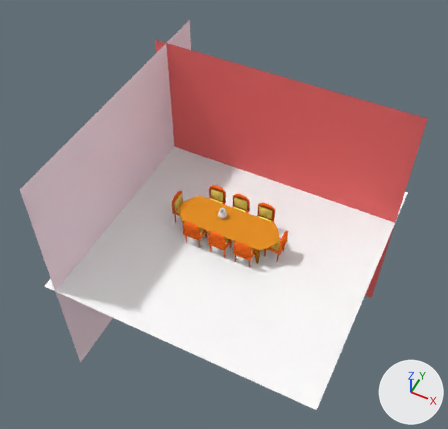
Before and after pictures for a commit that changed the Blender file dining table set.blend.
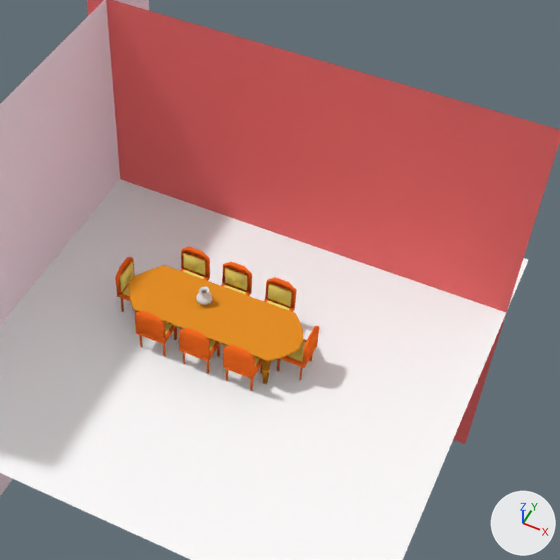
Each version appears first whole from a 50 mm camera at (9.96, -21.78, 28.74) aimed at (-1.18, 0.5, 0.88), and next in a close-up on the part from 24% to 95% of the width and 10% to 85% of the height. Arrows for +X, +Y and +Z are at lower right; the lights stay in place.
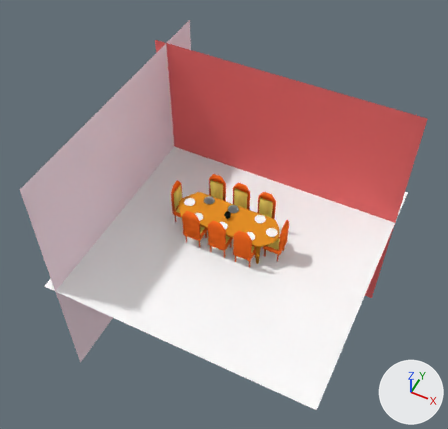
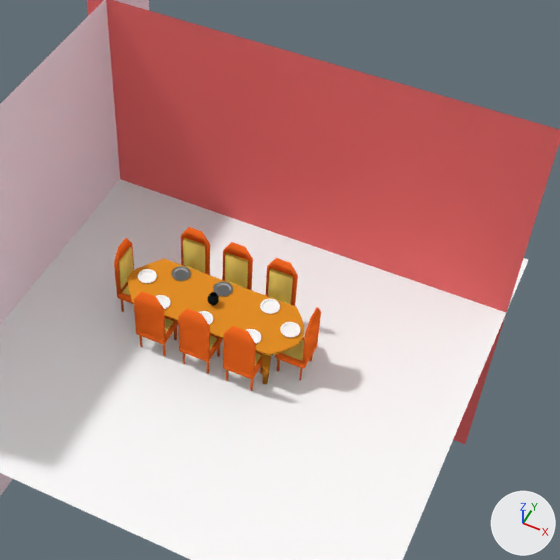
Pixel boxes (x1, y1, x2, y2) of what changed, in the close-ups (560 x 560 px):
'Cube', moved, rescaled: before (128, 265, 303, 384); after (127, 259, 304, 384)
'Cube.005', rescaled: before (179, 328, 220, 374); after (178, 309, 223, 374)
'Cube.004', rescaled: before (223, 345, 262, 391); after (223, 326, 262, 391)
'Cube.006', rescaled: before (135, 311, 177, 356); after (134, 291, 179, 356)
'Cube.001', rescaled: before (264, 277, 297, 312); after (265, 258, 298, 306)
'Cube.002', rescaled (40% taller): before (221, 262, 252, 296); after (222, 242, 253, 290)
'Cube.003', rescaled (40% taller): before (180, 247, 210, 281); after (181, 227, 210, 275)
'Cube.008', rescaled: before (277, 326, 319, 380); after (275, 307, 321, 380)
'Cube.007', rescaled: before (115, 257, 135, 312); after (114, 238, 134, 312)
'Sphere', reshaped, moved (29% narrower, 21% shorter): before (196, 287, 212, 305); after (208, 292, 219, 306)
'Circle.009', added: after (280, 322, 300, 337)
'Circle', added: after (260, 299, 280, 314)
'Circle.001', added: after (213, 282, 233, 296)
'Circle.008', added: after (138, 269, 157, 283)
'Circle.003', added: after (172, 266, 191, 281)
'Circle.005', added: after (156, 295, 170, 309)
'Circle.007', added: after (246, 329, 261, 344)
'Circle.006', added: after (198, 311, 213, 325)
part 1 of me_sphere_003, deleted: before (199, 287, 210, 298)
part 2 of me_sphere_003, recoloured: before (196, 291, 212, 305); after (208, 292, 219, 306)

Patch to the scene script:
```diff
--- a/dining table set.blend.py
+++ b/dining table set.blend.py
@@ mat_material @@
+mat_material = diffuse_material('Material')
+mat_material.base_color = (0.00971, 0.0147, 0.0147)  # black #192020
@@ me_sphere_003 @@
 # used by ob_sphere; location = (-0.94, -0.17, 1.68); rotation_euler = (0.0, 0.0, 3.142), in degrees (0, 0, 180); scale = (0.274, 0.274, 0.177)
-me_sphere_003.from_pydata(...)  # 154 vertices, 141 faces; spans x -0.97..0.97, y -1.0..1.0, z -1.09..2.1
+me_sphere_003.from_pydata(...)  # 112 vertices, 99 faces; spans x -0.97..0.97, y -1.0..1.0, z -1.09..0.92
+# me_sphere_003 part 1
+# 42 vertices are removed from x -0.62..0.62, y -0.64..0.64, z 1.33..2.1
+# 42 faces are deleted
+# me_sphere_003 part 2: 99 faces spanning x -0.97..0.97, y -1.0..1.0, z -1.09..0.92 switch from no material to mat_material (black #192020)
@@ ob_sphere @@
 ob_sphere = bpy.data.objects.new('Sphere', me_sphere_003)
-ob_sphere.location = (-0.94, -0.17, 1.68)
+ob_sphere.location = (-0.51, -0.37, 2.05)
 ob_sphere.rotation_euler = (0.0, 0.0, 3.142)  # degrees (0, 0, 180)
@@ ob_cube @@
 ob_cube = bpy.data.objects.new('Cube', me_cube_003)
-ob_cube.location = (-0.15, 0.0, 1.43)
-ob_cube.scale = (2.57, 1.11, 0.0485)
+ob_cube.location = (-0.15, 0.0, 1.74)
+ob_cube.scale = (2.57, 1.11, 0.0608)
@@ ob_cube_001 @@
 ob_cube_001.rotation_euler = (3.142, 0.0, 0.0)  # degrees (180, 0, 0)
-ob_cube_001.scale = (0.534, 0.534, 0.0999)
+ob_cube_001.scale = (0.534, 0.534, 0.178)
@@ ob_cube_002 @@
 ob_cube_002.rotation_euler = (3.142, 0.0, 0.0)  # degrees (180, 0, 0)
-ob_cube_002.scale = (0.534, 0.534, 0.0999)
+ob_cube_002.scale = (0.534, 0.534, 0.178)
@@ ob_cube_003 @@
 ob_cube_003.rotation_euler = (3.142, 0.0, 0.0)  # degrees (180, 0, 0)
-ob_cube_003.scale = (0.534, 0.534, 0.0999)
+ob_cube_003.scale = (0.534, 0.534, 0.178)
@@ ob_cube_006 @@
 ob_cube_006.rotation_euler = (3.142, 0.0, 3.142)  # degrees (180, 0, 180)
-ob_cube_006.scale = (0.534, 0.534, 0.0999)
+ob_cube_006.scale = (0.534, 0.534, 0.178)
@@ ob_cube_005 @@
 ob_cube_005.rotation_euler = (3.142, 0.0, 3.142)  # degrees (180, 0, 180)
-ob_cube_005.scale = (0.534, 0.534, 0.0999)
+ob_cube_005.scale = (0.534, 0.534, 0.178)
@@ ob_cube_004 @@
 ob_cube_004.rotation_euler = (3.142, 0.0, 3.142)  # degrees (180, 0, 180)
-ob_cube_004.scale = (0.534, 0.534, 0.0999)
+ob_cube_004.scale = (0.534, 0.534, 0.178)
@@ ob_cube_007 @@
 ob_cube_007.rotation_euler = (3.142, 0.0, 1.571)  # degrees (180, 0, 90)
-ob_cube_007.scale = (0.534, 0.534, 0.0999)
+ob_cube_007.scale = (0.534, 0.534, 0.178)
@@ ob_cube_008 @@
 ob_cube_008.rotation_euler = (3.142, 0.0, 4.712)  # degrees (180, 0, 270)
-ob_cube_008.scale = (0.534, 0.534, 0.0999)
+ob_cube_008.scale = (0.534, 0.534, 0.178)
@@ ob_circle @@
+ob_circle = bpy.data.objects.new('Circle', me_circle)  # 98 vertices, 85 faces; spans x -0.97..0.97, y -1.0..1.0, z -0.11..0.03; in mat_material_002 (white #ffffff)
+ob_circle.location = (1.23, 0.35, 1.84)
+ob_circle.scale = (0.331, 0.331, 0.331)
@@ ob_circle_001 @@
+ob_circle_001 = bpy.data.objects.new('Circle.001', me_circle.copy())
+ob_circle_001.location = (-0.5, 0.35, 1.84)
+ob_circle_001.scale = (0.331, 0.331, 0.331)
@@ ob_circle_003 @@
+ob_circle_003 = bpy.data.objects.new('Circle.003', me_circle.copy())
+ob_circle_003.location = (-2.07, 0.35, 1.84)
+ob_circle_003.scale = (0.331, 0.331, 0.331)
@@ ob_circle_005 @@
+ob_circle_005 = bpy.data.objects.new('Circle.005', me_circle.copy())
+ob_circle_005.location = (-2.07, -1.12, 1.84)
+ob_circle_005.scale = (0.331, 0.331, 0.331)
@@ ob_circle_006 @@
+ob_circle_006 = bpy.data.objects.new('Circle.006', me_circle.copy())
+ob_circle_006.location = (-0.5, -1.12, 1.84)
+ob_circle_006.scale = (0.331, 0.331, 0.331)
@@ ob_circle_007 @@
+ob_circle_007 = bpy.data.objects.new('Circle.007', me_circle.copy())
+ob_circle_007.location = (1.23, -1.12, 1.84)
+ob_circle_007.scale = (0.331, 0.331, 0.331)
@@ ob_circle_008 @@
+ob_circle_008 = bpy.data.objects.new('Circle.008', me_circle.copy())
+ob_circle_008.location = (-3.04, -0.28, 1.84)
+ob_circle_008.scale = (0.331, 0.331, 0.331)
@@ ob_circle_009 @@
+ob_circle_009 = bpy.data.objects.new('Circle.009', me_circle.copy())
+ob_circle_009.location = (2.23, -0.28, 1.84)
+ob_circle_009.scale = (0.331, 0.331, 0.331)
```
